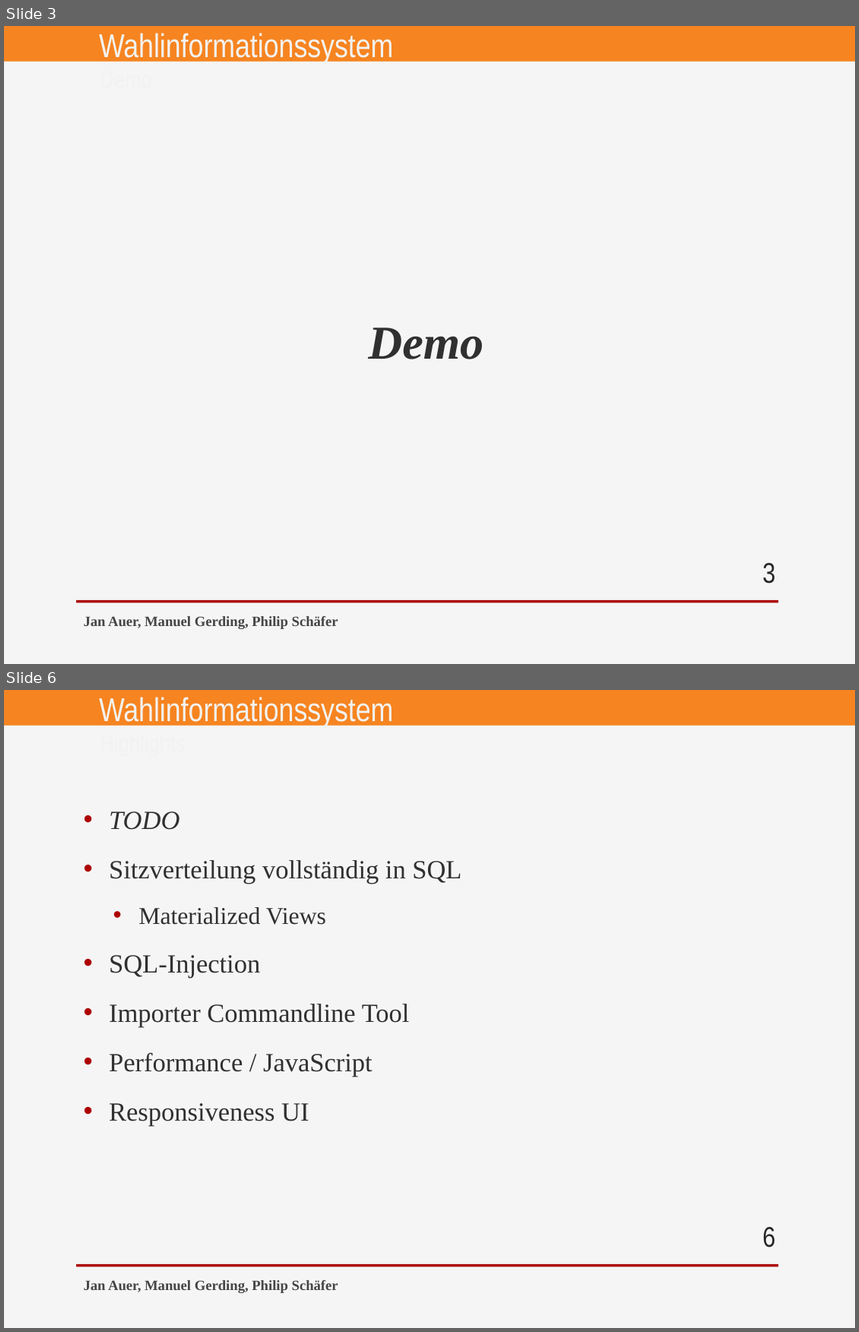
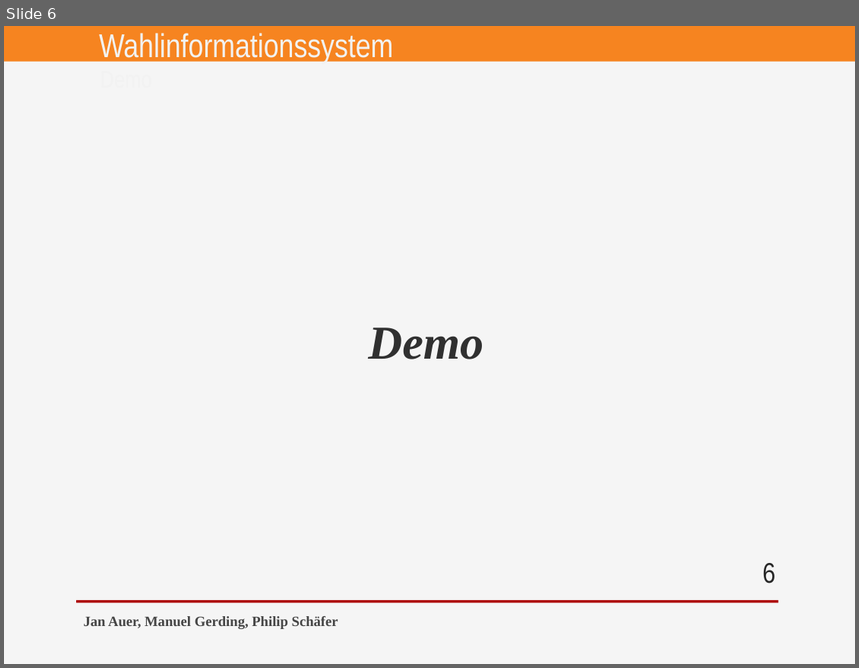
Before and after one commit to jan-auer/bundestag, a slide deck: docs/presentation.pptx. Shown one above the other, each under a label of ours: slides 3 and 6 before the commit, slide 6 after it; the slides between them are not shown. The pictures are 859x1332 and 859x668 pixels, drawn with LibreOffice and Linux fonts; fonts in the diff are those of the drawing; background and template pictures are left out. Boxes give left, top, right and bottom in pixels: in the first picture for what was removed or moved away, otherwise in the second. Text is boxed around its words. In the diff, an @@ line names an element or a change of style, - is before the commit and + after.

```diff
--- a/docs/presentation.pptx
+++ b/docs/presentation.pptx
@@ slide 6 removed at [4,690,855,1328], background #F5F5F5; not listed: 3 template elements that a slide beside it also shows @@
@@ text removed at [91,726,435,760] @@
-Highlights
@@ text removed at [109,812,462,1126] @@
-• TODO
-• Sitzverteilung vollständig in SQL
-  • Materialized Views
-• SQL-Injection
-• Importer Commandline Tool
-• Performance / JavaScript
-• Responsiveness UI
@@ page number removed at [762,1227,775,1248] @@
-6
@@ text removed at [84,1281,338,1293] @@
-Jan Auer, Manuel Gerding, Philip Schäfer
@@ what was slide 3 is now slide 6 @@
@@ page number at [762,563,775,584]: text changed @@
-3
+6
```
Also in this commit, not shown: 3 slides changed, 1 slide added.
